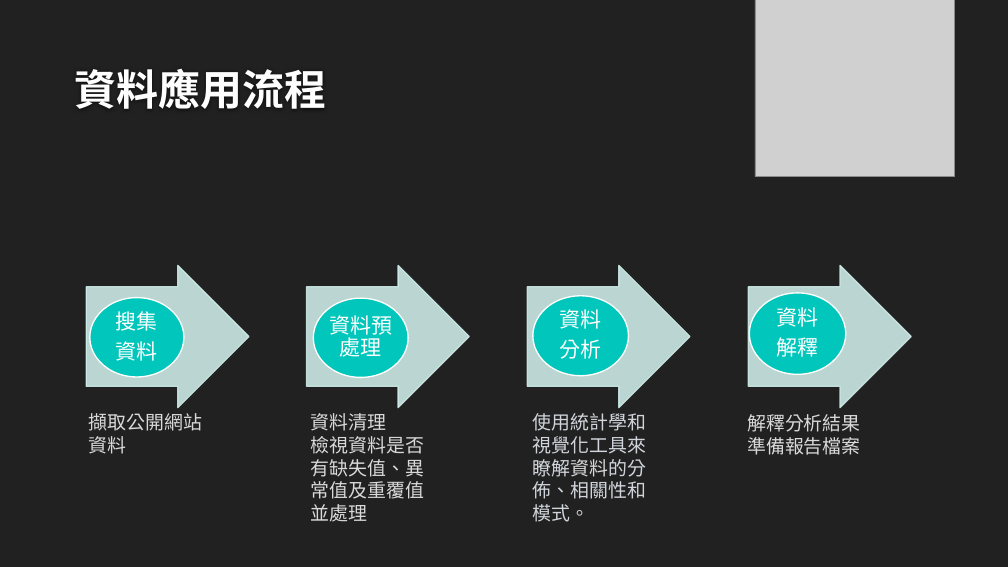
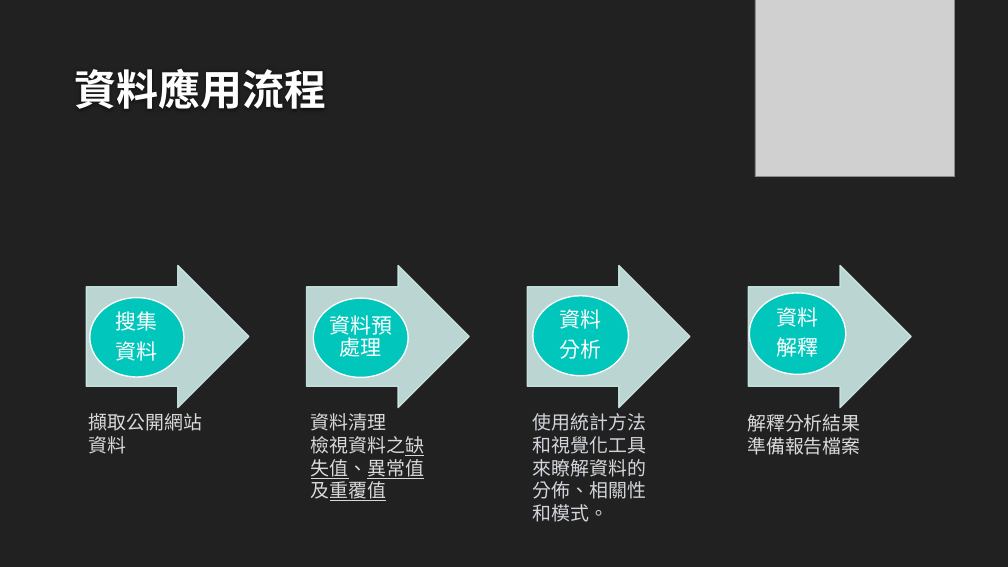
Before and after one commit to isabel112233/creditcard, a slide deck: slide 5 of 信用卡消費樣態.pptx. Drawn at 1008x567 pixels with LibreOffice and Linux fonts; fonts in the diff are those of the drawing; grey boxes stand for pictures; background and template pictures are left out. Boxes give left, top, right and bottom in pixels: in the first picture for what was removed or moved away, otherwise in the second. Text is boxed around its words. In the diff, an @@ line names an element or a change of style, - is before the commit and + after.

```diff
--- a/信用卡消費樣態.pptx
+++ b/信用卡消費樣態.pptx
@@ text at [533, 413, 646, 522]: text changed @@
-使用統計學和視覺化工具來瞭解資料的分佈、相關性和模式。
+使用統計方法和視覺化工具來瞭解資料的分佈、相關性和模式。
@@ text at [311, 436, 424, 501]: text changed @@
-檢視資料是否有缺失值、異常值及重覆值並處理
+檢視資料之缺失值、異常值及重覆值
```
Also in this commit, not shown: 13 other slides changed, 2 slides added, 1 slide removed, 3 other files.
